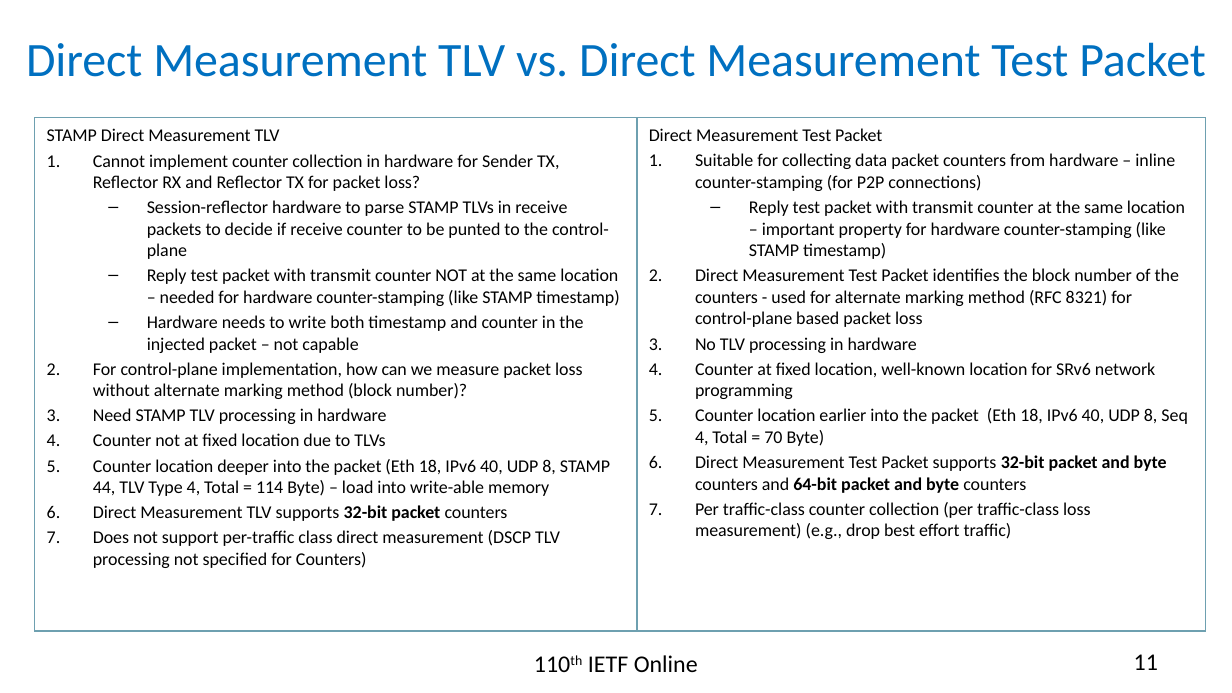
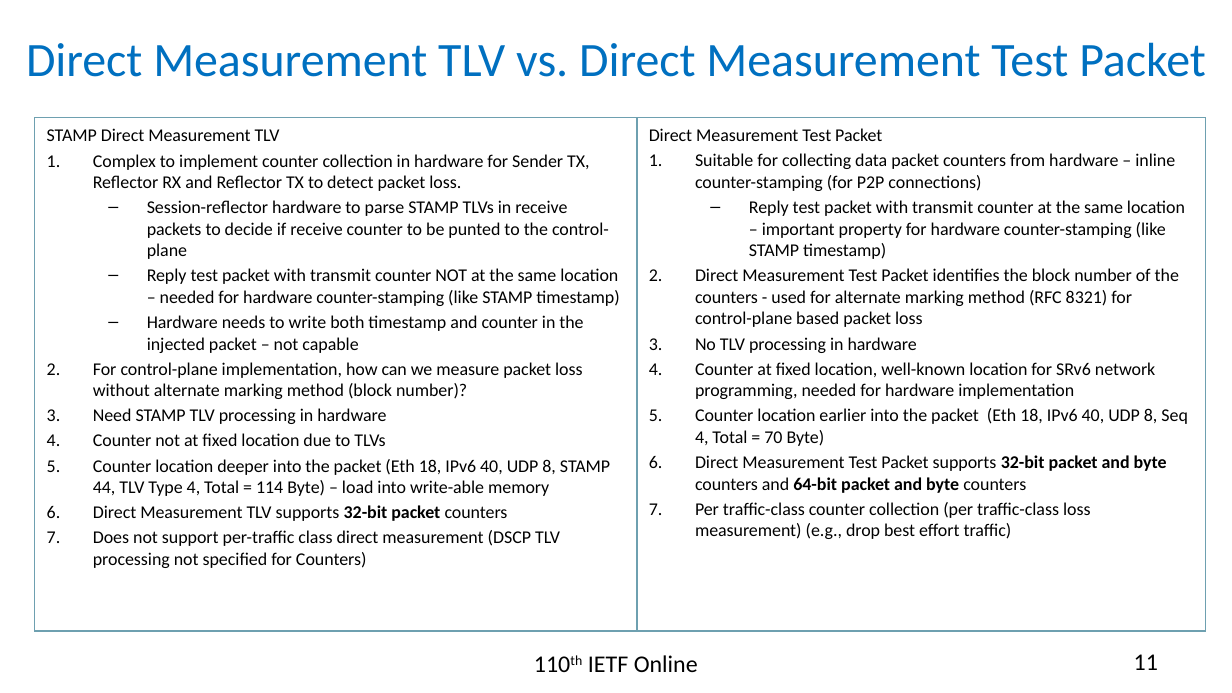
Before and after one commit to rakgandhi/ietf-slides, a slide deck: slide 11 of draft-gandhi-ippm-stamp-srpm-01.pptx. Drawn at 1232x693 pixels with LibreOffice and Linux fonts; fonts in the diff are those of the drawing. Boxes give left, top, right and bottom in pixels: in the first picture for what was removed or moved away, otherwise in the second. Text is boxed around its words. In the diff, an @@ line names an element or a change of style, - is before the commit and + after.

```diff
--- a/draft-gandhi-ippm-stamp-srpm-01.pptx
+++ b/draft-gandhi-ippm-stamp-srpm-01.pptx
@@ text at (93,154,589,191): text changed @@
-1. Cannot implement counter collection in hardware for Sender TX, Reflector RX and Reflector TX for packet loss?
+1. Complex to implement counter collection in hardware for Sender TX, Reflector RX and Reflector TX to detect packet loss.
@@ text in rectangle at (695,362,1155,399): text changed @@
-4. Counter at fixed location, well-known location for SRv6 network programming
+4. Counter at fixed location, well-known location for SRv6 network programming, needed for hardware implementation
```
Also in this commit, not shown: 2 other slides changed, 1 other file.
